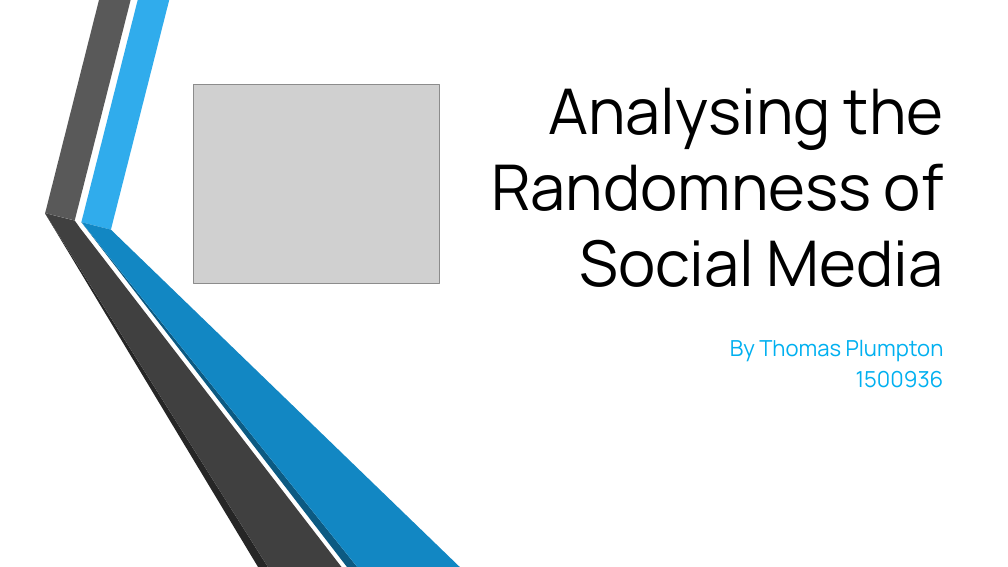
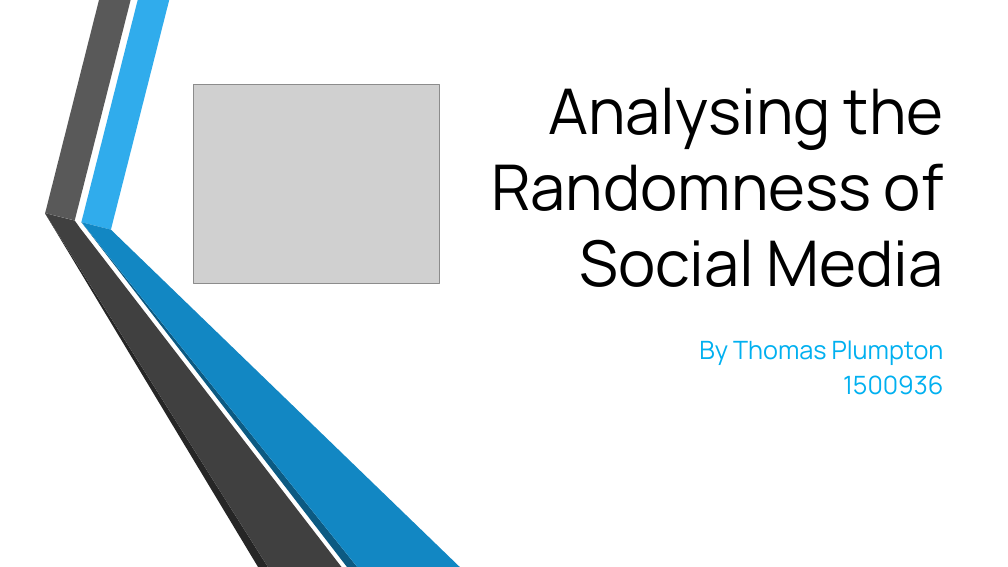
Before and after one commit to TomPlum/major-project, a slide deck: slide 1 of Assessed Work/CPU6001 - Project Viva Presentation.pptx. Drawn at 1008x567 pixels with LibreOffice and Linux fonts; fonts in the diff are those of the drawing; grey boxes stand for pictures; background and template pictures are left out. Boxes give left, top, right and bottom in pixels: in the first picture for what was removed or moved away, otherwise in the second. Text is boxed around its words. In the diff, an @@ line names an element or a change of style, - is before the commit and + after.

```diff
--- a/Assessed Work/CPU6001 - Project Viva Presentation.pptx
+++ b/Assessed Work/CPU6001 - Project Viva Presentation.pptx
@@ subtitle "By Thomas Plumpton" at (699,340,944,395): size 21 to 24 pt @@
```
Also in this commit, not shown: 11 other slides changed, 6 slides added, 4 slides removed, 5 other files.
